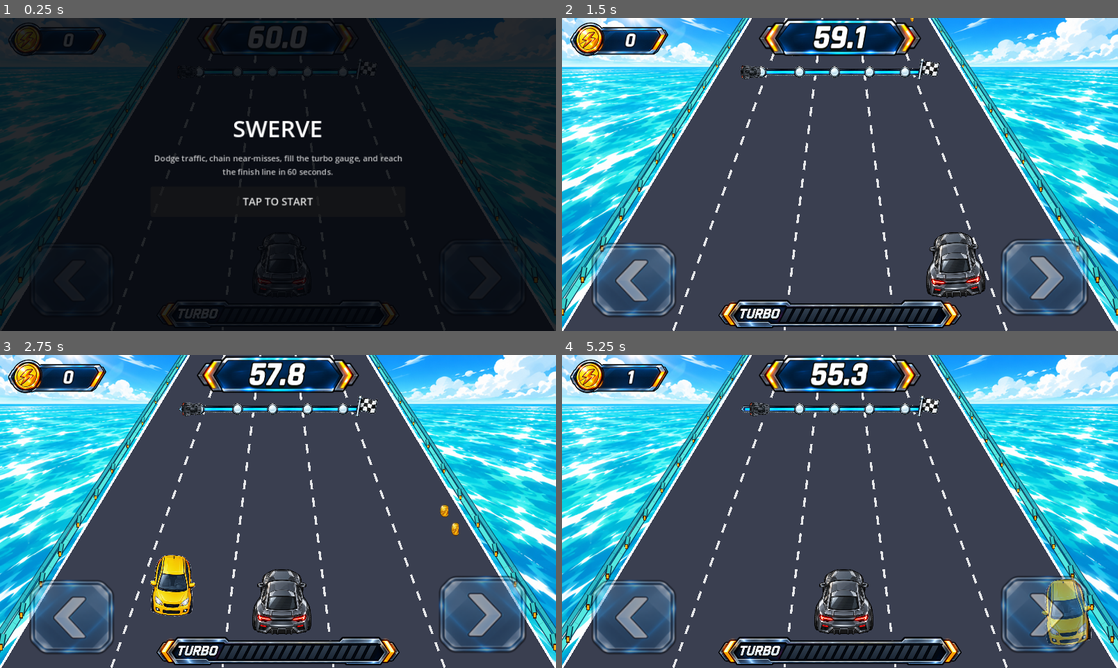
Above: before the commit, frames 1-4 (two rows, left to right).
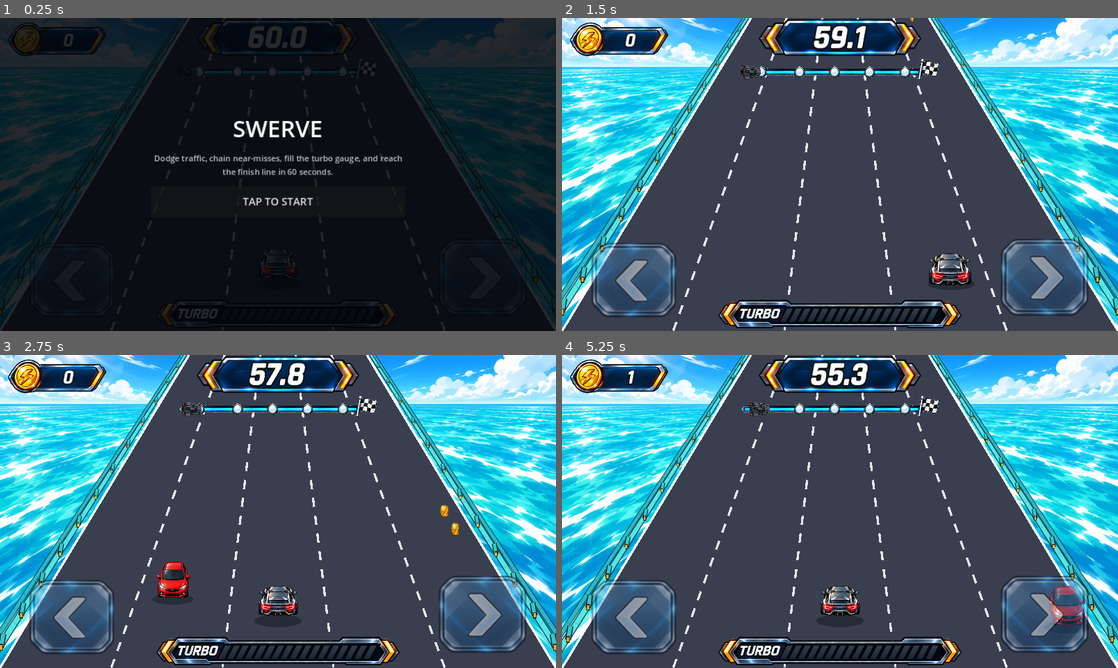
Above: after the commit, the same moments.

Repository: kjs8806/swerve
Game: Godot game, scene res://scenes/Main.tscn
Two runs of this game, one before a commit and one after it. Both use one fixed random seed, a clock stepped at 60 frames per second and the inputs below.
Inputs:
- Up to frame 1 (0.25 s): no input
- Up to frame 2 (1.5 s): click "TAP TO START" at 0.5 s; tap Enter at 1.25, 1.35 s; hold Right from 1.28 s (still down)
- Up to frame 3 (2.75 s): tap Space at 1.52, 2.27 s; release Right at 2.03 s; hold Left from 2.03 s (still down); tap Enter at 2.1 s
- Up to frame 4 (5.25 s): release Left at 2.78 s; hold Right 2.78-4.28 s; tap Enter every 0.75 s from 2.85 to 5.1 s; tap Space at 3.77, 4.52 s; hold Left from 4.28 s (still down)

The runs differ from the first frame. In frame 1, 0.1% of the frame differs, in the area x 46-56%, y 70-87%; in frame 2, 1.4%; in frame 3, 2.6%; in frame 4, 2.8%, in the area x 45-96%, y 68-93%.

Commit message:
Test multi-angle vehicle sprite sheets

Diff:
--- a/godot/scripts/Race.gd
+++ b/godot/scripts/Race.gd
@@ -76,13 +76,12 @@
 const TEX_BACKGROUND := preload("res://assets/environment/ocean-sky.png")
 const TEX_GUARDRAILS := preload("res://assets/environment/guardrails.png")
 const HD_VEHICLE_SCALE := 0.30
-const TEX_PLAYER := preload("res://assets/vehicles/player-gray-hd.png")
-const TRAFFIC_TEXTURES := [
-	preload("res://assets/vehicles/traffic-coral-hd.png"),
-	preload("res://assets/vehicles/traffic-yellow-hd.png"),
-	preload("res://assets/vehicles/traffic-blue-hd.png"),
-	preload("res://assets/vehicles/traffic-green-hd.png"),
-	preload("res://assets/vehicles/traffic-orange-hd.png"),
+const VEHICLE_ANGLE_FRAME_COUNT := 5
+const TEX_PLAYER_ANGLE_SHEET := preload("res://assets/vehicles/player-gray-angle-sheet.png")
+# Prototype: use one approved red traffic identity across every spawn until
+# the multi-color angle sheets are approved.
+const TRAFFIC_ANGLE_SHEETS := [
+	preload("res://assets/vehicles/traffic-red-angle-sheet.png"),
 ]
 const TEX_COIN := preload("res://assets/collectibles/coin.png")
 const TEX_TURBO_PICKUP := preload("res://assets/collectibles/turbo-pickup.png")
@@ -457,7 +456,7 @@
 			"lane": free_lanes[i], "p": 0.0, "resolved": false,
 			"dodged": false, "was_near": false,
 			"kind": "hazard" if is_hazard else "traffic",
-			"variant": randi() % (HAZARD_TEXTURES.size() if is_hazard else TRAFFIC_TEXTURES.size()),
+			"variant": randi() % (HAZARD_TEXTURES.size() if is_hazard else TRAFFIC_ANGLE_SHEETS.size()),
 		})
 
 
@@ -747,7 +746,7 @@
 	draw_items.append({"p": 1.001, "cb": func():
 		if turbo_now:
 			_draw_flame_trail(Vector2(px, py), p_scale, t_now, player_rotation)
-		_draw_sprite_on_road(TEX_PLAYER, Vector2(px, py), p_scale * HD_VEHICLE_SCALE, 1.0, player_rotation, 0.34)
+		_draw_angle_sprite_on_road(TEX_PLAYER_ANGLE_SHEET, _angle_frame_for_lane(player_lane_visual), Vector2(px, py), p_scale * HD_VEHICLE_SCALE, 1.0, 0.34)
 	})
 
 	draw_items.sort_custom(func(a, b): return a["p"] < b["p"])
@@ -868,6 +867,21 @@
 	draw_set_transform(Vector2.ZERO, 0.0, Vector2.ONE)
 
 
+func _angle_frame_for_lane(lane_index: float) -> int:
+	return clampi(int(round(lane_index)), 0, VEHICLE_ANGLE_FRAME_COUNT - 1)
+
+
+func _draw_angle_sprite_on_road(sheet: Texture2D, frame_index: int, pos: Vector2, scale: float, p: float, shadow_strength: float = 0.0, vertical_scale: float = 1.0) -> void:
+	var frame_width: float = sheet.get_width() / float(VEHICLE_ANGLE_FRAME_COUNT)
+	var frame_size := Vector2(frame_width, float(sheet.get_height()))
+	var rendered_size: Vector2 = frame_size * scale
+	rendered_size.y *= vertical_scale
+	if shadow_strength > 0.0:
+		_draw_road_shadow(pos, rendered_size, p, shadow_strength)
+	var source := Rect2(Vector2(frame_width * frame_index, 0.0), frame_size)
+	draw_texture_rect_region(sheet, Rect2(pos - rendered_size * 0.5, rendered_size), source, _depth_tint(p))
+
+
 func _draw_sprite_centered(texture: Texture2D, pos: Vector2, scale: float) -> void:
 	var size: Vector2 = texture.get_size() * scale
 	draw_texture_rect(texture, Rect2(pos - size * 0.5, size), false)
@@ -887,7 +901,7 @@
 		_draw_sprite_on_road(HAZARD_TEXTURES[variant], pos, visual_scale * HD_HAZARD_SCALE, p, rotation, shadow, flatness)
 	else:
 		var car_flatness: float = lerpf(0.88, 1.0, depth)
-		_draw_sprite_on_road(TRAFFIC_TEXTURES[obstacle["variant"]], pos, visual_scale * HD_VEHICLE_SCALE, p, rotation, 0.32, car_flatness)
+		_draw_angle_sprite_on_road(TRAFFIC_ANGLE_SHEETS[obstacle["variant"]], _angle_frame_for_lane(lane), pos, visual_scale * HD_VEHICLE_SCALE, p, 0.32, car_flatness)
 
 
 func _draw_sky(w: float, hy: float) -> void:
Binary file added: godot/assets/vehicles/player-gray-angle-sheet.png
Binary file added: godot/assets/vehicles/traffic-red-angle-sheet.png
